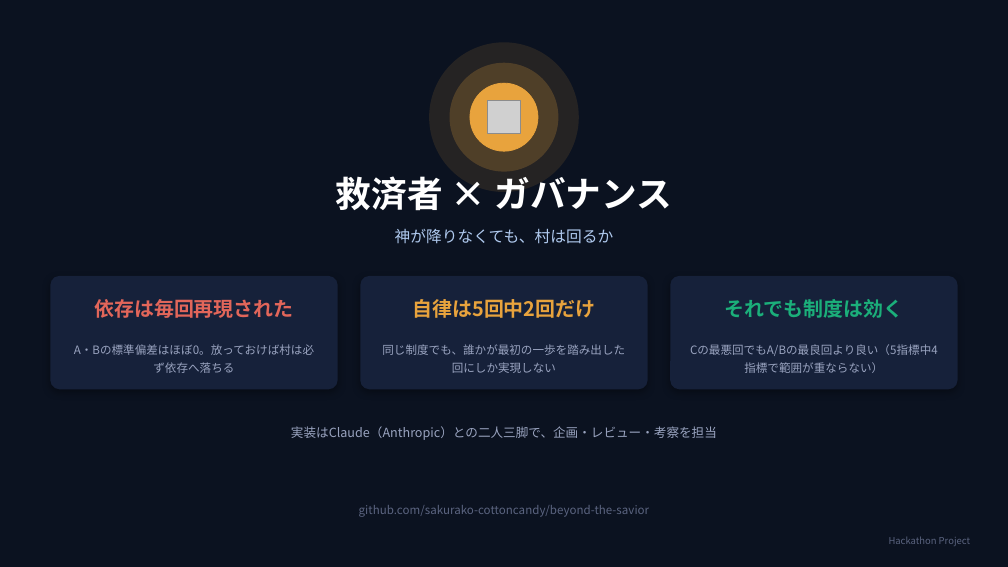
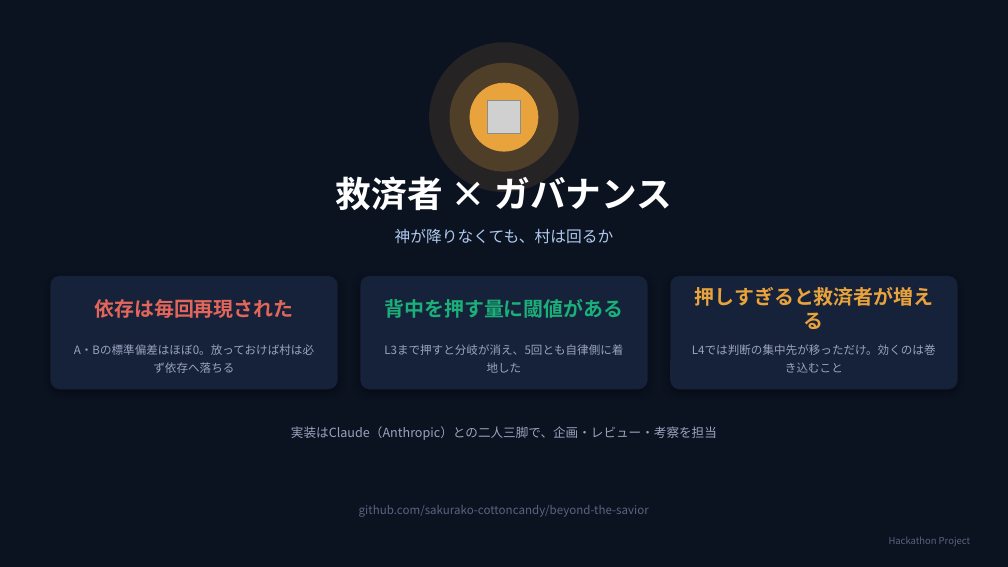
Before and after one commit to sakurako-cottoncandy/beyond-the-savior, a slide deck: slide 18 of docs/Beyond_the_Savior.pptx (slide 17 before the commit). Drawn at 1008x567 pixels with LibreOffice and Linux fonts; fonts in the diff are those of the drawing; grey boxes stand for pictures. Boxes give left, top, right and bottom in pixels: in the first picture for what was removed or moved away, otherwise in the second. Text is boxed around its words. In the diff, an @@ line names an element or a change of style, - is before the commit and + after.

Commit message:
分岐の条件を特定：閾値と最適点、そして押しすぎの害を発見
分岐が世話好きな住民の一歩目で決まるなら、その一歩の大きさを変えたら
どうなるかを検証。許可を求める度合いだけを5段階に変え、条件Cを各5回ずつ
計25回実行した（他3体の人格・ガバナンス条件はすべて固定）。

結果は単調ではなく、L3を頂点とする逆U字だった:
  L0 完全依存        自律 0/5  自律度38
  L1 確認するくせ     自律 2/5  自律度53
  L2 小さなことは自分で 自律 3/5  自律度65
  L3 まず住民同士で相談 自律 5/5  自律度71  ← 分岐が消え、ばらつきも最小
  L4 自分で判断する    自律 2/5  自律度55  ← 反転

L4で悪化した理由は会話ログから特定できた。世話好きな住民が一人で決めるため、
判断の集中先が救済者から世話好きな住民へ移っただけだった（AI審査役も
「新たな依存先」「世話好きな住民の指示待ち」と記述）。「助けを求められるか」も
62→47に低下している。

効いていたのは「救済者に頼らないこと」ではなく「他の住民を巻き込むこと」だった。

- personas.py に自律性レベル(0〜4)を追加。変えるのは1軸のみで他の性格は共通
- simulate.py/score.py に --autonomy-level と --start-run を追加
- analyze_threshold.py を新規追加（閾値・最適点・反転を検出）
- スライドを18枚に拡張、RESULTS.mdに追加実験の節と考察2件を追記

```diff
--- a/docs/Beyond_the_Savior.pptx
+++ b/docs/Beyond_the_Savior.pptx
@@ text at [385, 299, 624, 318]: text changed; text colour #E8A33D to #1BAF7A @@
-自律は5回中2回だけ
+背中を押す量に閾値がある
@@ text at [695, 287, 933, 329]: text changed; text colour #1BAF7A to #E8A33D @@
-それでも制度は効く
+押しすぎると救済者が増える
@@ text at [384, 344, 623, 355]: text changed @@
-同じ制度でも、誰かが最初の一歩を踏み出した回にしか実現しない
+L3まで押すと分岐が消え、5回とも自律側に着地した
@@ text at [692, 344, 936, 373]: text changed @@
-Cの最悪回でもA/Bの最良回より良い（5指標中4指標で範囲が重ならない）
+L4では判断の集中先が移っただけ。効くのは巻き込むこと
```
Also in this commit, not shown: 4 other slides changed, 1 slide added, 52 other files.
